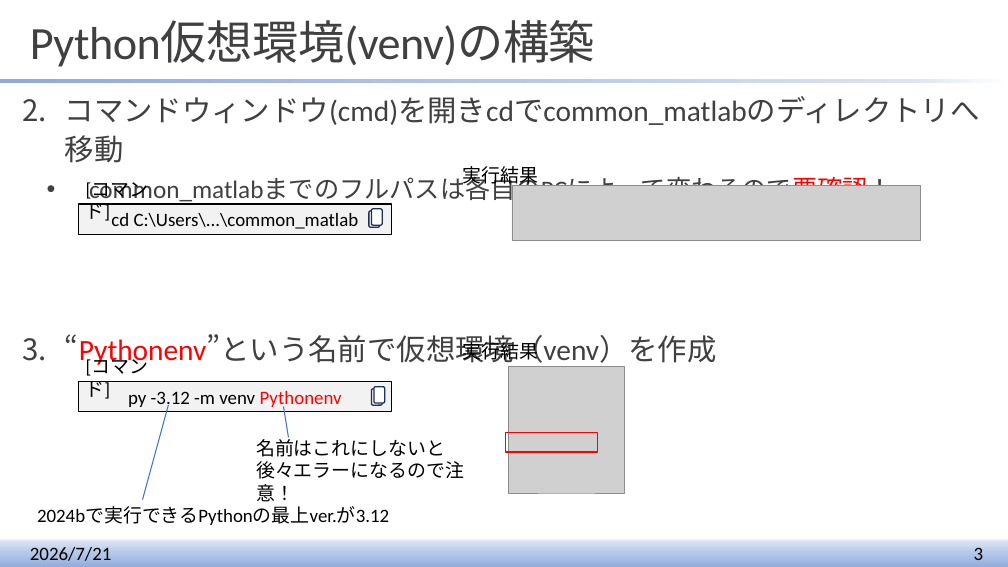
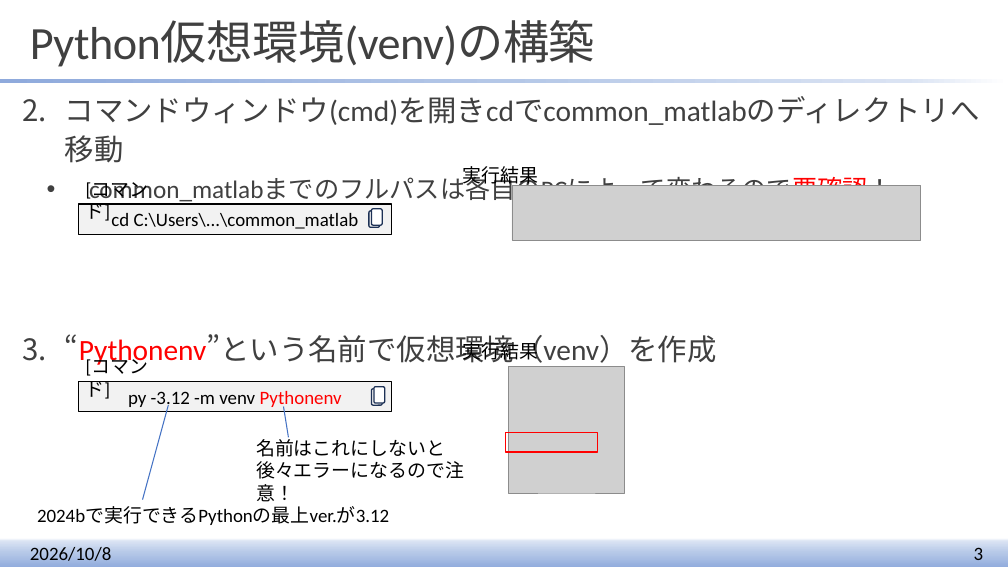
Before and after one commit to acsl-tcu/common_matlab, a slide deck: slide 3 of controller/NNMEC/Readme4PythonNNMEC.pptx. Drawn at 1008x567 pixels with LibreOffice and Linux fonts; fonts in the diff are those of the drawing; grey boxes stand for pictures. Boxes give left, top, right and bottom in pixels: in the first picture for what was removed or moved away, otherwise in the second. Text is boxed around its words. In the diff, an @@ line names an element or a change of style, - is before the commit and + after.

```diff
--- a/controller/NNMEC/Readme4PythonNNMEC.pptx
+++ b/controller/NNMEC/Readme4PythonNNMEC.pptx
@@ text at (x1=30, y1=545, x2=112, y2=561): text changed @@
-2026/7/21
+2026/10/8
```
Also in this commit, not shown: 3 other slides changed, 3 other files.
